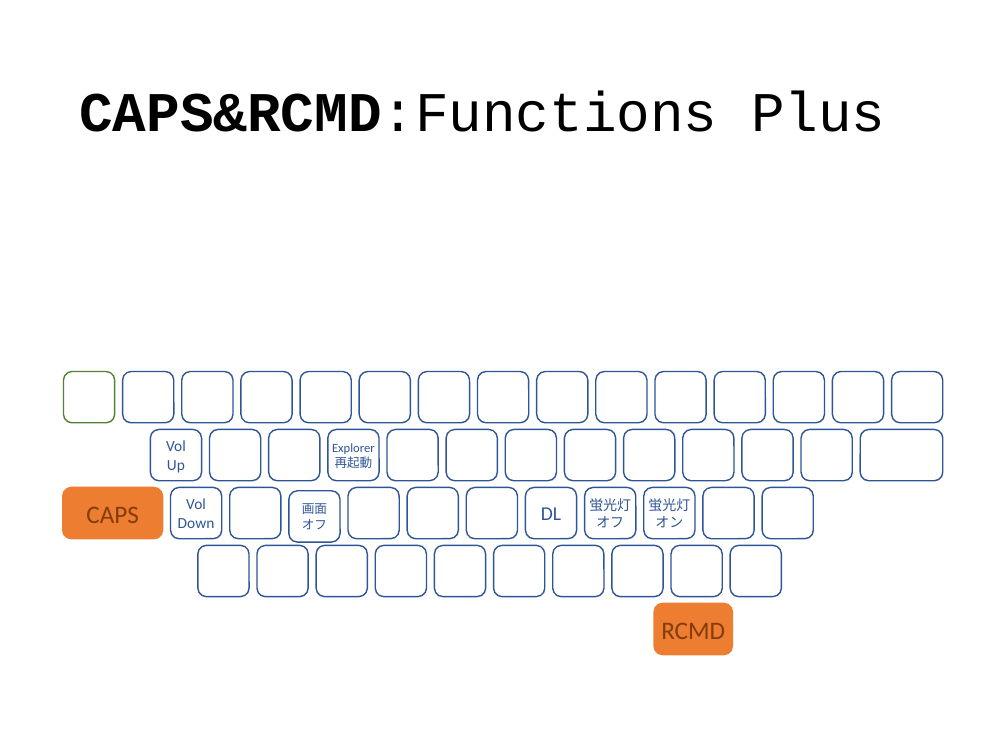
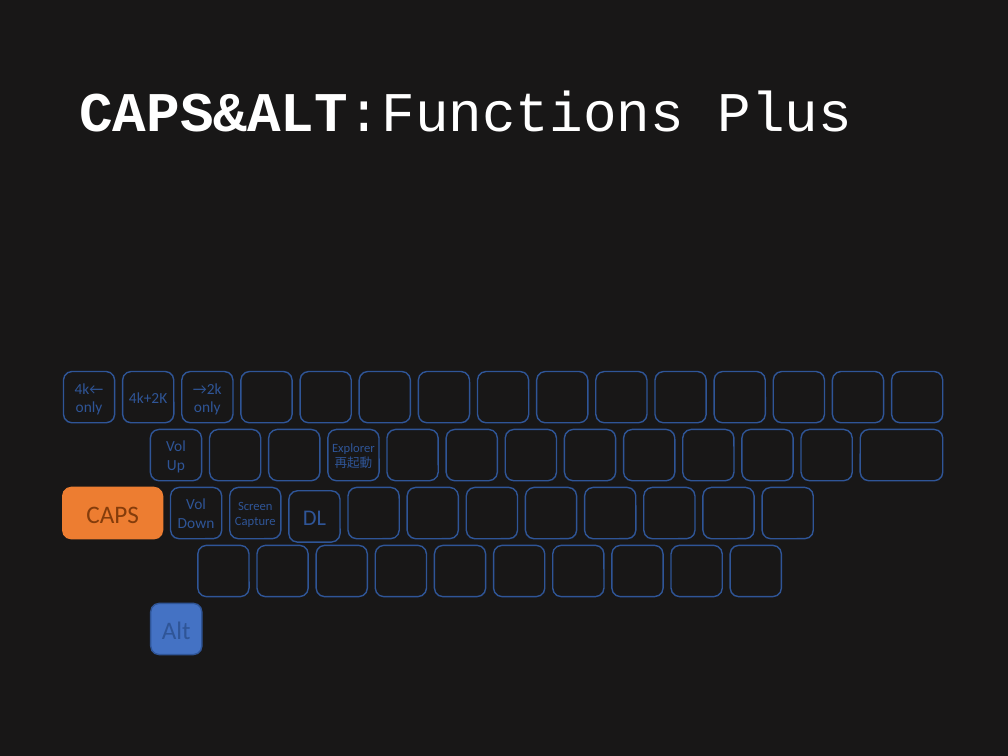
Before and after one commit to ittooo66/myAHK, a slide deck: slide 7 of MANUAL.pptx. Drawn at 1008x756 pixels with LibreOffice and Linux fonts; fonts in the diff are those of the drawing. Boxes give left, top, right and bottom in pixels: in the first picture for what was removed or moved away, otherwise in the second. Text is boxed around its words. In the diff, an @@ line names an element or a change of style, - is before the commit and + after.

```diff
--- a/MANUAL.pptx
+++ b/MANUAL.pptx
@@ background #FFFFFF to #181717 @@
@@ title at box(79, 91, 851, 132): text changed; text colour #000000 to #FFFFFF @@
-CAPS&RCMD:Functions Plus
+CAPS&ALT:Functions Plus
@@ rounded rectangle "4k←" at box(64, 372, 115, 423): fill #FFFFFF to none; outline #548235 1 pt to #2F5597 1 pt @@
@@ text in rounded rectangle at box(75, 383, 104, 415): text added @@
+4k←
+only
@@ text in rounded rectangle at box(193, 383, 222, 415): text added @@
+→2k
+only
@@ text in rounded rectangle at box(129, 392, 167, 403): text added @@
+4k+2K
@@ text in rounded rectangle at box(235, 502, 276, 527): text added @@
+Screen
+Capture
@@ fill #FFFFFF to none in 32 elements at box(328, 429, 379, 481), box(418, 372, 470, 423), box(478, 372, 529, 423), box(536, 372, 588, 423), box(596, 372, 647, 423), box(655, 372, 707, 423), box(714, 372, 765, 423), box(773, 372, 825, 423), box(833, 372, 884, 423), box(891, 372, 942, 423), box(269, 429, 321, 481), box(387, 429, 438, 481), box(447, 429, 498, 481), box(505, 429, 556, 481), box(682, 429, 734, 481), box(742, 429, 793, 481), box(801, 429, 853, 481), box(860, 429, 942, 481), box(348, 488, 399, 539), box(467, 488, 518, 539), box(703, 488, 754, 539), box(762, 488, 813, 539), box(198, 545, 249, 597), box(317, 545, 368, 597), box(375, 545, 426, 597), box(434, 545, 486, 597), box(494, 545, 545, 597), box(552, 545, 604, 597), box(612, 545, 663, 597), box(671, 545, 723, 597), box(730, 545, 781, 597), box(525, 488, 577, 539) @@
@@ text in rounded rectangle at box(541, 507, 561, 520): text removed @@
-DL
@@ text in rounded rectangle at box(589, 498, 631, 528): text removed @@
-蛍光灯
-オフ
@@ text in rounded rectangle at box(648, 498, 690, 528): text removed @@
-蛍光灯
-オン
@@ text in rounded rectangle at box(303, 510, 326, 525): text changed; size 9 to 16 pt @@
-画面
-オフ
+DL
@@ rounded rectangle added at box(150, 604, 202, 655), fill #4472C4, outline #2F5597 1 pt @@
@@ rounded rectangle removed at box(654, 604, 733, 655) @@
-RCMD
```
Also in this commit, not shown: 11 other slides changed.
